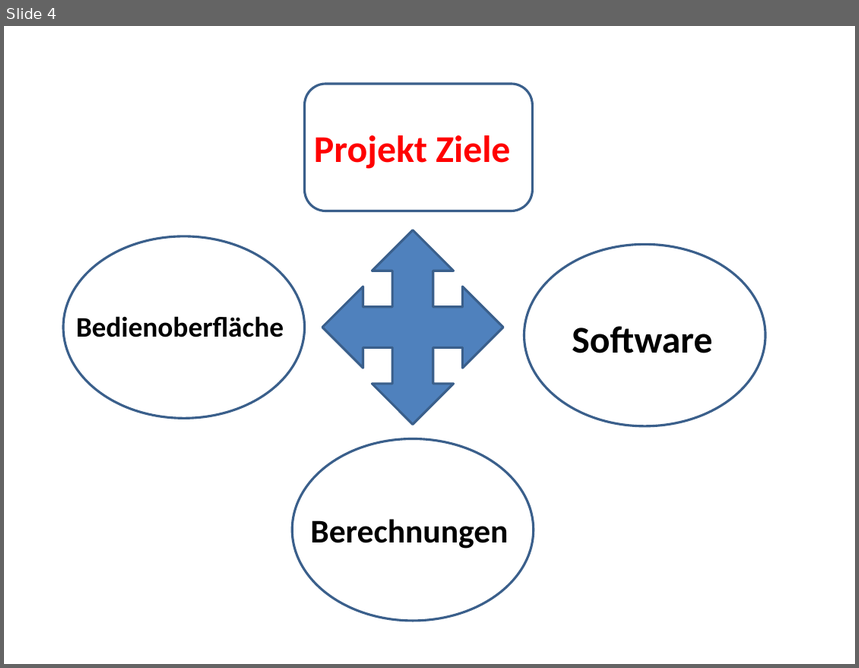
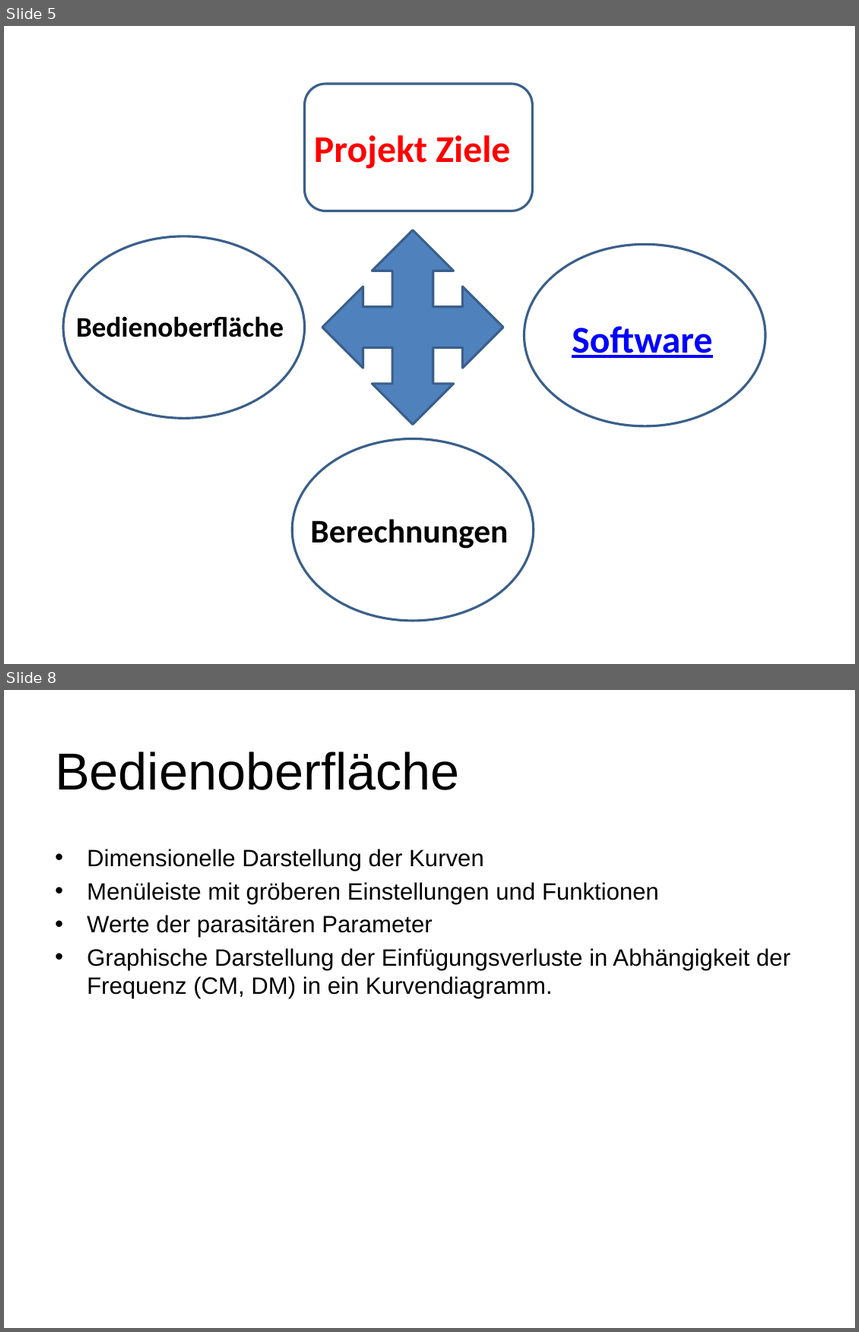
Before and after one commit to marinataborda/P2Organisation, a slide deck: ZwischenPresäntation.pptx. Shown one above the other, each under a label of ours: slide 4 before the commit, slides 5 and 8 after it; the slides between them are not shown. The pictures are 859x668 and 859x1332 pixels, drawn with LibreOffice and Linux fonts; fonts in the diff are those of the drawing. Boxes give left, top, right and bottom in pixels: in the first picture for what was removed or moved away, otherwise in the second. Text is boxed around its words. In the diff, an @@ line names an element or a change of style, - is before the commit and + after.

```diff
--- a/ZwischenPresäntation.pptx
+++ b/ZwischenPresäntation.pptx
@@ slide 8 added at <box>4,690,855,1328</box>, background #FFFFFF @@
@@ title added at <box>55,752,459,790</box>, 44 pt, text #000000 @@
+Bedienoberfläche
@@ text added at <box>87,849,791,999</box>, 20 pt, text #000000 @@
+• Dimensionelle Darstellung der Kurven
+• Menüleiste mit gröberen Einstellungen und Funktionen
+• Werte der parasitären Parameter
+• Graphische Darstellung der Einfügungsverluste in Abhängigkeit der Frequenz (CM, DM) in ein Kurvendiagramm.
@@ what was slide 4 is now slide 5 @@
@@ slide 5 changed as well @@
@@ text "Software" at <box>572,326,712,358</box>: text colour #000000 to #0000FF, underline on @@
```
Also in this commit, not shown: 2 other slides changed, 7 other slides added, 1 slide removed.
